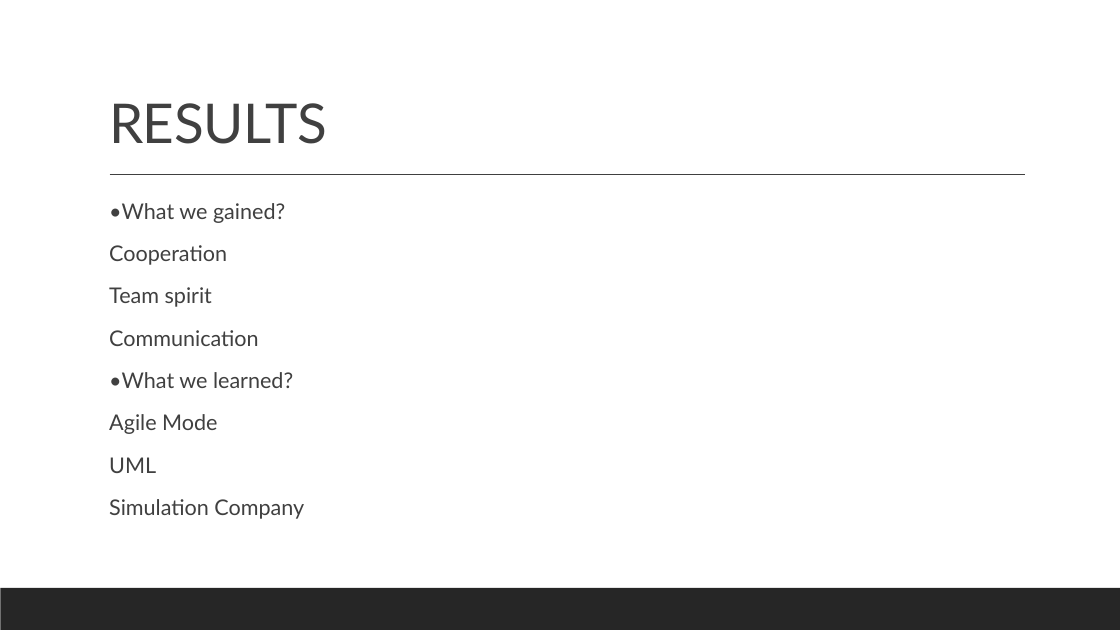
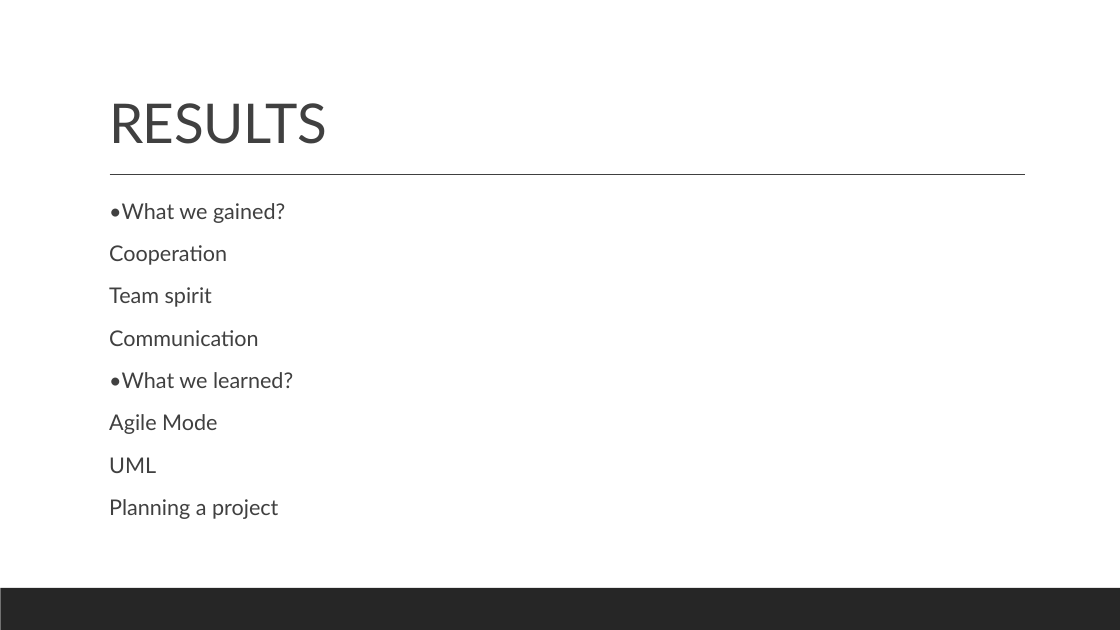
Before and after one commit to zzmaoyuqing/SWA_project, a slide deck: slide 10 of PPT.pptx (slide 13 before the commit). Drawn at 1120x630 pixels with LibreOffice and Linux fonts; fonts in the diff are those of the drawing. Boxes give left, top, right and bottom in pixels: in the first picture for what was removed or moved away, otherwise in the second. Text is boxed around its words. In the diff, an @@ line names an element or a change of style, - is before the commit and + after.

```diff
--- a/PPT.pptx
+++ b/PPT.pptx
@@ text at (109, 499, 278, 519): text changed @@
-  Simulation Company
+  Planning a project
```
Also in this commit, not shown: 4 other slides changed, 3 slides removed.
